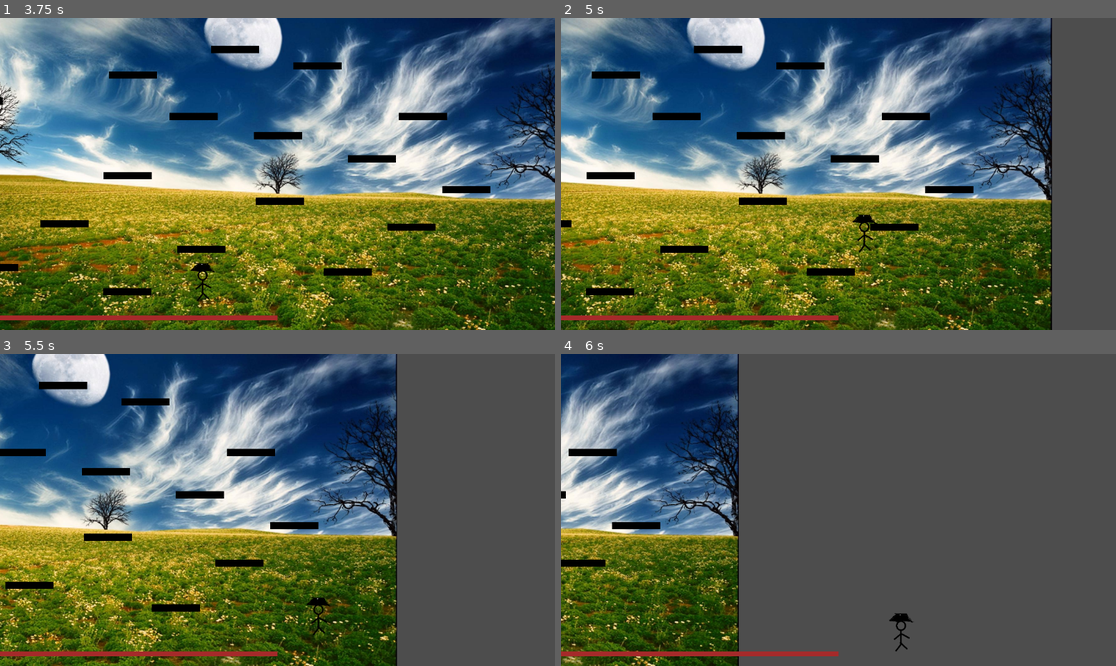
Above: before the commit, frames 1-4 (two rows, left to right).
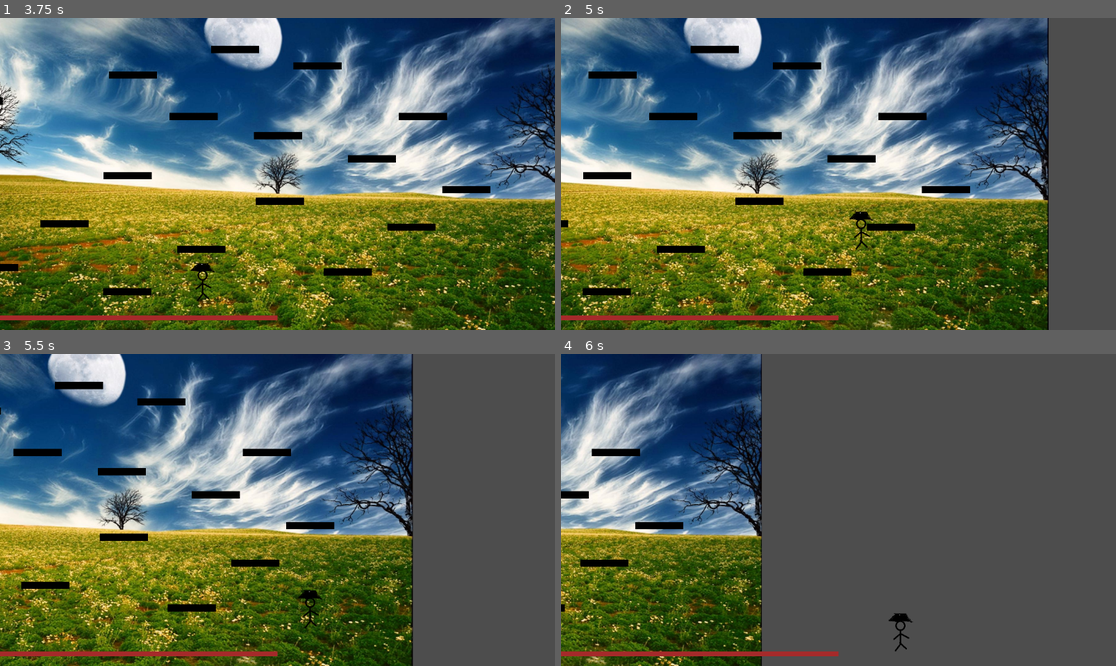
Above: after the commit, the same moments.

Repository: Darr3n2GG/2D-Platformer-Player-Template-WIP
Game: Godot game, scene res://src/scenes/test.tscn
The game is run twice, just before and just after one commit, with the same random seed, the same clock (stepped at 60 frames per second) and the same inputs. The project has no main scene, so this scene is started directly.
Inputs:
- Up to frame 1 (3.75 s): tap Enter at 0.5 s; hold D (move_right) 0.53-2.03 s; tap Space (jump) at 0.77, 1.52, 3.02 s; hold A (move_left) from 2.03 s (still down)
- Up to frame 2 (5 s): tap Space (jump) at 3.77, 4.52 s; release A (move_left) at 4.28 s; hold D (move_right) from 4.28 s (still down)
- Up to frame 3 (5.5 s): keep holding D (move_right)
- Up to frame 4 (6 s): keep holding D (move_right)

Frame 1 is identical in both runs. In frame 2, 27% of the frame differs, in the area x 0-89%, y 0-100%; in frame 3, 43%, in the area x 0-75%, y 0-100%; in frame 4, 23%.

Commit message:
removed wall check

Diff:
--- a/src/game_objects/Player/movement/LinearAccel.gd
+++ b/src/game_objects/Player/movement/LinearAccel.gd
@@ -7,7 +7,6 @@
 @export var accel_time: float
 @export var decel_time: float
 @export var turn_time: float
-@export var reset_on_wall: bool = true
 
 var active := false
 var elapsed := 0.0
@@ -25,9 +24,7 @@
 
 func apply_acceleration(player: Player, direction: float, delta: float) -> void:
 	var is_released_input := direction == 0 and just_released()
-	# add just on wall
-	var is_on_wall = player.is_on_wall() and reset_on_wall
-	if is_released_input or is_on_wall:
+	if is_released_input:
 		active = false
 		return
 
